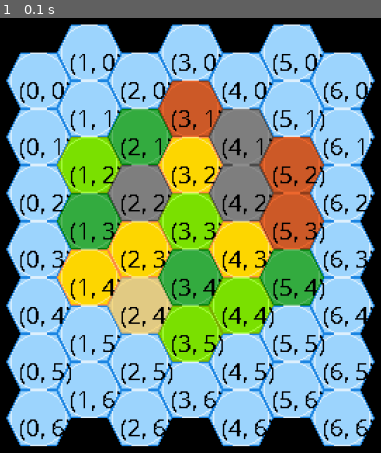
Above: before the commit, frame 1.
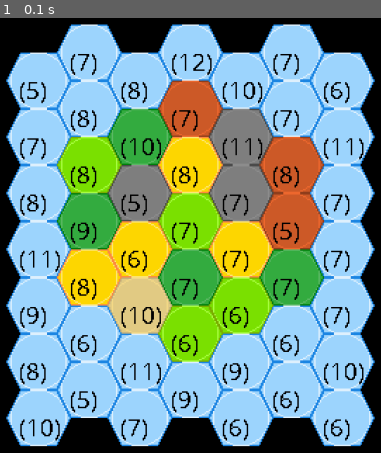
Above: after the commit, the same moment.

Repository: mplch/catanpy
Game: pygame game, started from run.py
Two runs of this game, one before a commit and one after it. Both use one fixed random seed, a clock stepped at 60 frames per second and the inputs below.
Inputs:
- Up to frame 1 (0.1 s): no input

The runs differ from the first frame. In frame 1, 8.8% of the frame differs, in the area x 7-99%, y 8-98%.

Commit message:
Yield numbers

Diff:
--- a/source/constants.py
+++ b/source/constants.py
@@ -1,8 +1,14 @@
 COORD_TILES_FONT_SIZE = 18
-COORD_TILES_FONT_COLOR = (200, 50, 50)
 COORD_TILES_FONT_COLOR = (0, 0, 0)
 COORD_TILE_X_OFFSET = 9
 COORD_TILE_Y_OFFSET = 20
 
-TILE_SIZE = 46  # shouldn!t be needed
+TILE_YIELD_OVERLAY_FONT_SIZE = 18
+TILE_YIELD_OVERLAY_FONT_COLOR = (200, 0, 0)
+TILE_YIELD_OVERLAY_X_OFFSET = 9
+TILE_YIELD_OVERLAY_Y_OFFSET = 20
+
+# Enums?
+
+TILE_SIZE = 46  # shouldn't be needed
 TILES_RANGE = 7
--- a/source/mapgen.py
+++ b/source/mapgen.py
@@ -1,7 +1,9 @@
 import pygame
+# from random import randint
+
 import source.hexstack as hexstack
-import source.constants as C
-import source.render as render
+# import source.constants as C
+# import source.render as render
 
 # #######x
 # hexstack.folder = hexstack.hexstack.folder
@@ -63,10 +65,10 @@
 
 def draw_map_def_hex_inner(my_surface):
     # hardcoded !!
-    COLS = range(1, 5+1)
-    ROWS = (3, 4, 5, 4, 3)
-    OFFSETS = (2, 1, 1, 1, 2)
-    pairs = zip(COLS, ROWS, OFFSETS)
+    cols = range(1, 5+1)
+    rows = (3, 4, 5, 4, 3)
+    offsets = (2, 1, 1, 1, 2)
+    pairs = zip(cols, rows, offsets)
     for column, tiles, off in pairs:
         for row in range(tiles):
             hextype = hexstack.stack.pop()
@@ -75,8 +77,18 @@
 
     # i am NOT HAPPY with this
     # not ELEGANT
+
+
 def draw_map_def_hex_v2(m):
     draw_map_def_hex_outer(m)
     draw_map_def_hex_inner(m)
 
+
+# def get_dice_roll():
+#     dice1 = randint(2, 6)
+#     dice2 = randint(2, 6)
+#     roll = dice1 + dice2
+#     return roll
+
+
 ############################################################
--- a/source/render.py
+++ b/source/render.py
@@ -1,6 +1,15 @@
 import pygame
+from random import randint
+
 import source.constants as C
 import source.hexstack as hexstack
+
+
+def get_dice_roll():
+    dice1 = randint(2, 6)
+    dice2 = randint(2, 6)
+    roll = dice1 + dice2
+    return roll
 
 
 ### STATIC functions (not methods) ###
@@ -55,24 +64,44 @@
         self.surf_board.blit(text_surface, (x + C.COORD_TILE_X_OFFSET, y + C.COORD_TILE_Y_OFFSET))
         # return surf_board
 
+    def tile_yield_overlay(self, coords: tuple, yield_number):
+
+        ### to be removed and "cooked" in outer scope  -- for another use purposes ####
+        # yield_number = mapg
+        # (...)
+        # (1) Co dela python 'yield' keyword?
+        # (2) Mam chaos v HIERARCHII MODULU, ANEB CO IMPORTUJE CO. Lepsi reseni? Name space?
+        #     -->  Budovat funkce, co se volaji z hlavniho vlakna? May not be a solution... idk..
+
+        x, y = coords
+        my_font = get_font()
+        text_surface = my_font.render(f"({yield_number})", False, C.COORD_TILES_FONT_COLOR)
+        self.surf_board.blit(text_surface, (x + C.TILE_YIELD_OVERLAY_X_OFFSET, y + C.TILE_YIELD_OVERLAY_Y_OFFSET))
+
     def place_hex(self, hextype, c, r):
         # uz si nepamatuji, co melo byt con,
         # connect urcite ne, conformation...nevim
         x_off, y_off = 200, 5
         hor_con, ver_con = 10, 6
-        doShiftFirstColumnDown = 1  # bool 0 or 1
-        if c % 2 == doShiftFirstColumnDown:
+        do_shift_first_column_down = 1  # bool 0 or 1
+        if c % 2 == do_shift_first_column_down:
             x = x_off + c * (C.TILE_SIZE - hor_con)
             y = y_off + r * (C.TILE_SIZE - ver_con)
             self.put_tile(hextype, (x, y))
             # WHAAT? UNEXPECTED ARGUMENT??
             # Does it mean, that object does not save me anything?!
-            self.coord_print_tile(c, r, x, y)
+            # self.coord_print_tile(c, r, x, y)
+            self.tile_yield_overlay((x,y), get_dice_roll())  # Default par
+
+            ### FUNCTION ASSEMBLY
+            # put together beforehands, whould all should happen while placement
+
         else:
             x = x_off + c * (C.TILE_SIZE - hor_con)
             y = y_off + r * (C.TILE_SIZE - ver_con) + C.TILE_SIZE // 2 - 3  # magic number 3 ?!
             self.put_tile(hextype, (x, y))
-            self.coord_print_tile(c, r, x, y)
+            # self.coord_print_tile(c, r, x, y)
+            self.tile_yield_overlay((x, y), get_dice_roll())  # Default par
         # return surf_board
 
 ################################################################
